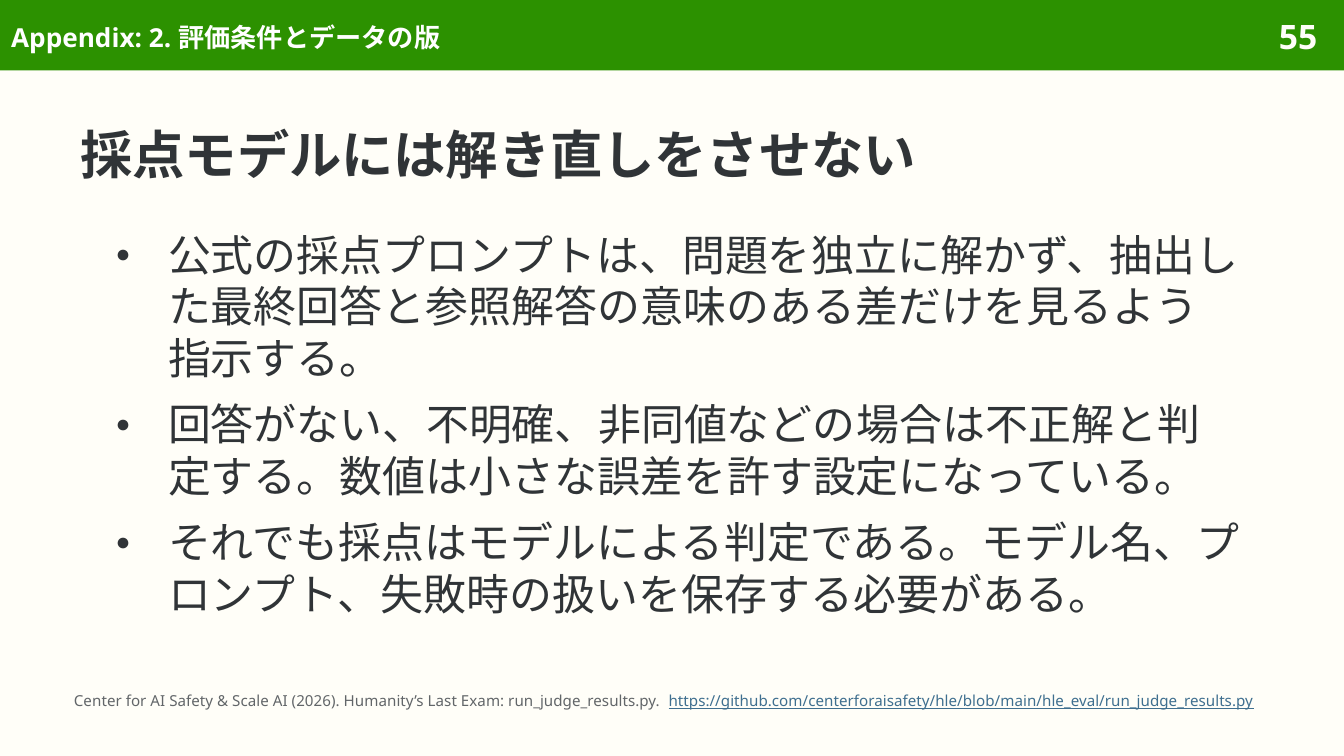
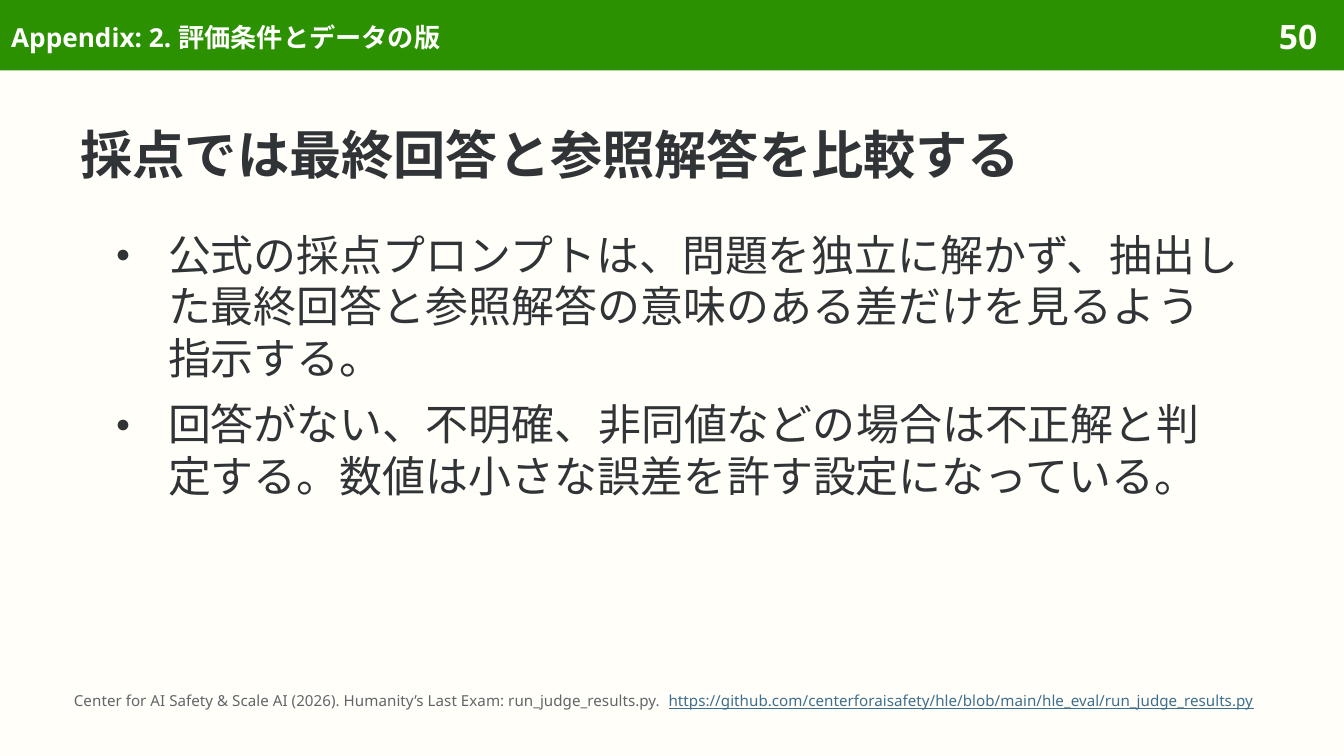
Before and after one commit to sasakiy84/datasets-in-10-minutes, a slide deck: slide 50 of slides/datasets-in-10-minutes-hle.pptx (slide 55 before the commit). Drawn at 1344x756 pixels with LibreOffice and Linux fonts; fonts in the diff are those of the drawing. Boxes give left, top, right and bottom in pixels: in the first picture for what was removed or moved away, otherwise in the second. Text is boxed around its words. In the diff, an @@ line names an element or a change of style, - is before the commit and + after.

```diff
--- a/slides/datasets-in-10-minutes-hle.pptx
+++ b/slides/datasets-in-10-minutes-hle.pptx
@@ page number at [1279,24,1317,50]: text changed @@
-55
+50
@@ title at [81,129,1021,179]: text changed @@
-採点モデルには解き直しをさせない
+採点では最終回答と参照解答を比較する
@@ text at [168,521,1240,614]: paragraph removed @@
-● それでも採点はモデルによる判定である。モデル名、プロンプト、失敗時の扱いを保存する必要がある。
```
Also in this commit, not shown: 30 other slides changed, 8 slides removed, 4 other files.
